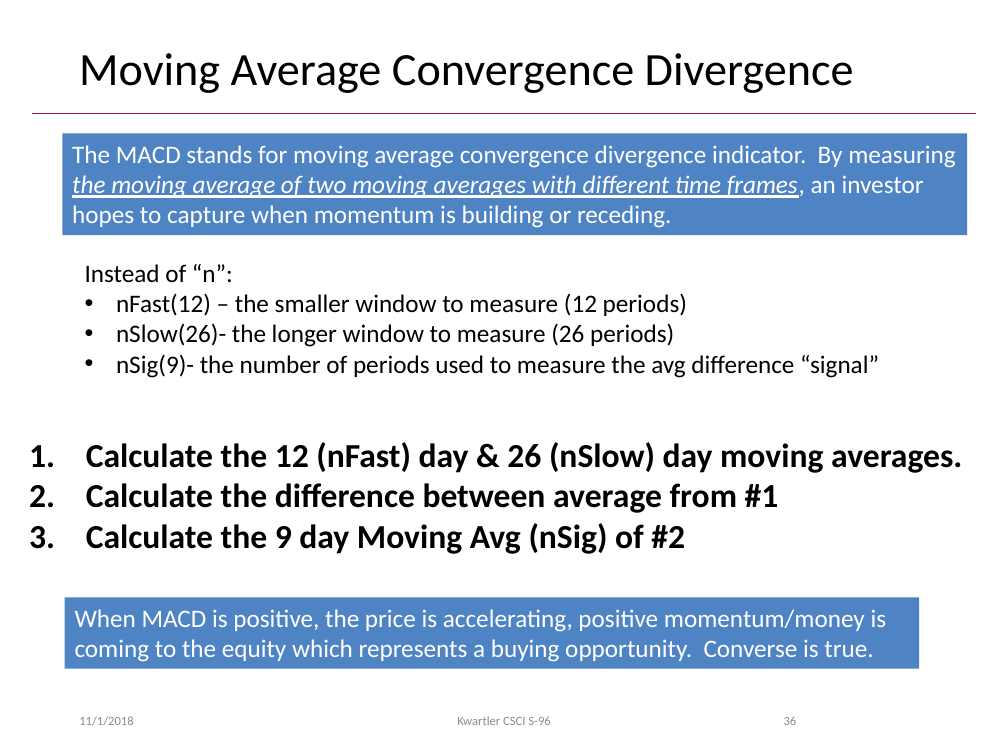
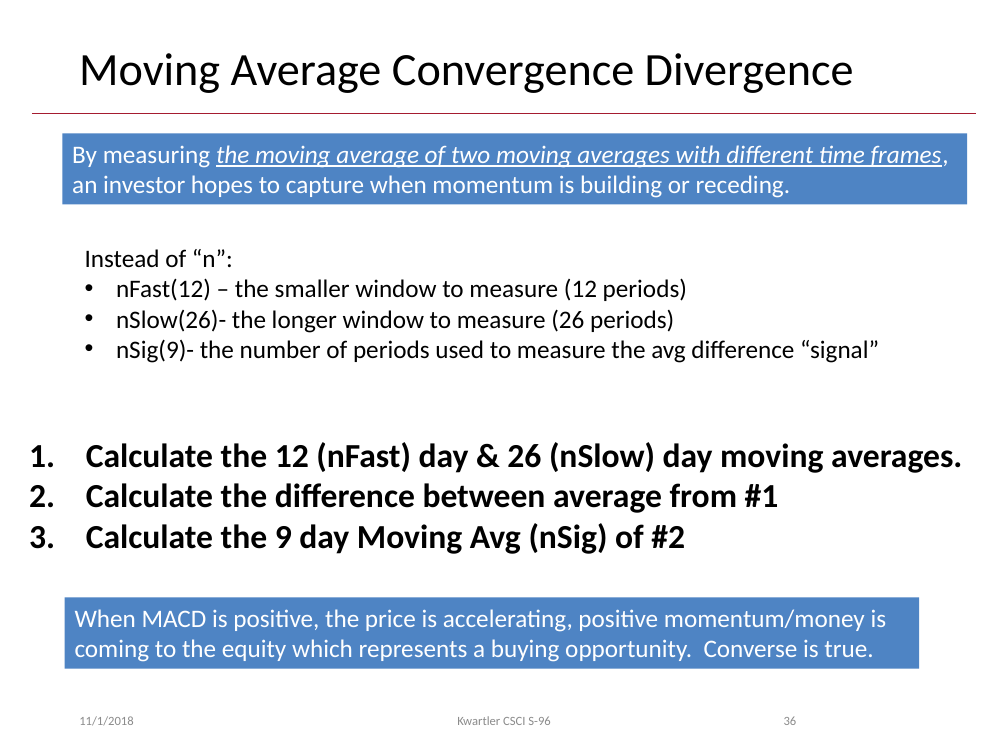
Before and after one commit to EvanShui/ODSC_west_2018, a slide deck: slide 36 of Intro to Technical Financial Evaluation with R.pptx. Drawn at 1008x756 pixels with LibreOffice and Linux fonts; fonts in the diff are those of the drawing; background and template pictures are left out. Boxes give left, top, right and bottom in pixels: in the first picture for what was removed or moved away, otherwise in the second. Text is boxed around its words. In the diff, an @@ line names an element or a change of style, - is before the commit and + after.

```diff
--- a/Intro to Technical Financial Evaluation with R.pptx
+++ b/Intro to Technical Financial Evaluation with R.pptx
@@ rectangle "By measuring the moving average ...": place and size @@
-rectangle "By measuring the moving average ..." at box(62, 133, 968, 235)
+rectangle "By measuring the moving average ..." at box(62, 133, 968, 205)
@@ text in rectangle at box(72, 145, 949, 198): text changed @@
-The MACD stands for moving average convergence divergence indicator. By measuring the moving average of two moving averages with different time frames, an investor hopes to capture when momentum is building or receding.
+By measuring the moving average of two moving averages with different time frames, an investor hopes to capture when momentum is building or receding.
@@ text "Instead of “n”:": place and size @@
-text "Instead of “n”:" at box(85, 264, 879, 378)
+text "Instead of “n”:" at box(85, 249, 879, 363)
```
Also in this commit, not shown: 6 other slides changed, 1 other file.
